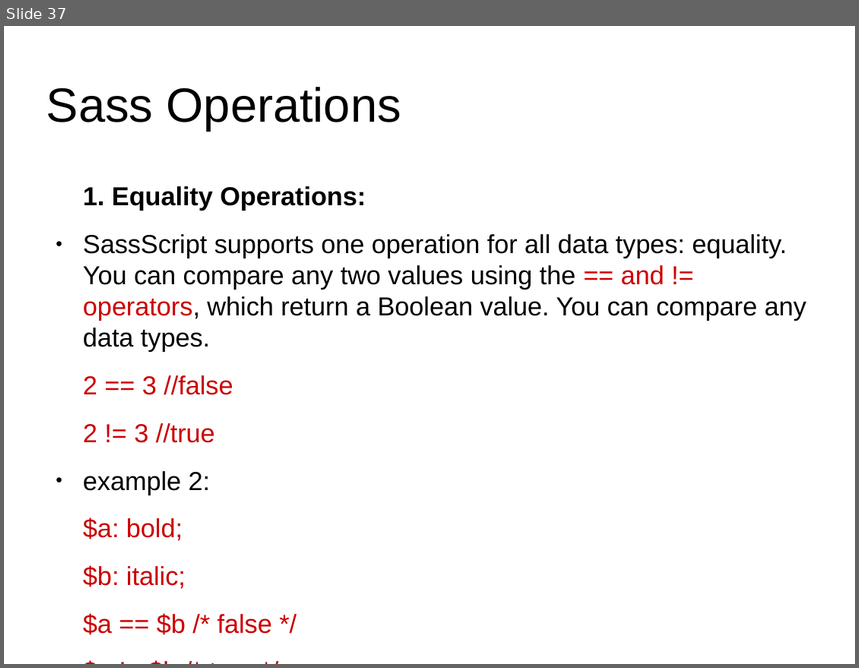
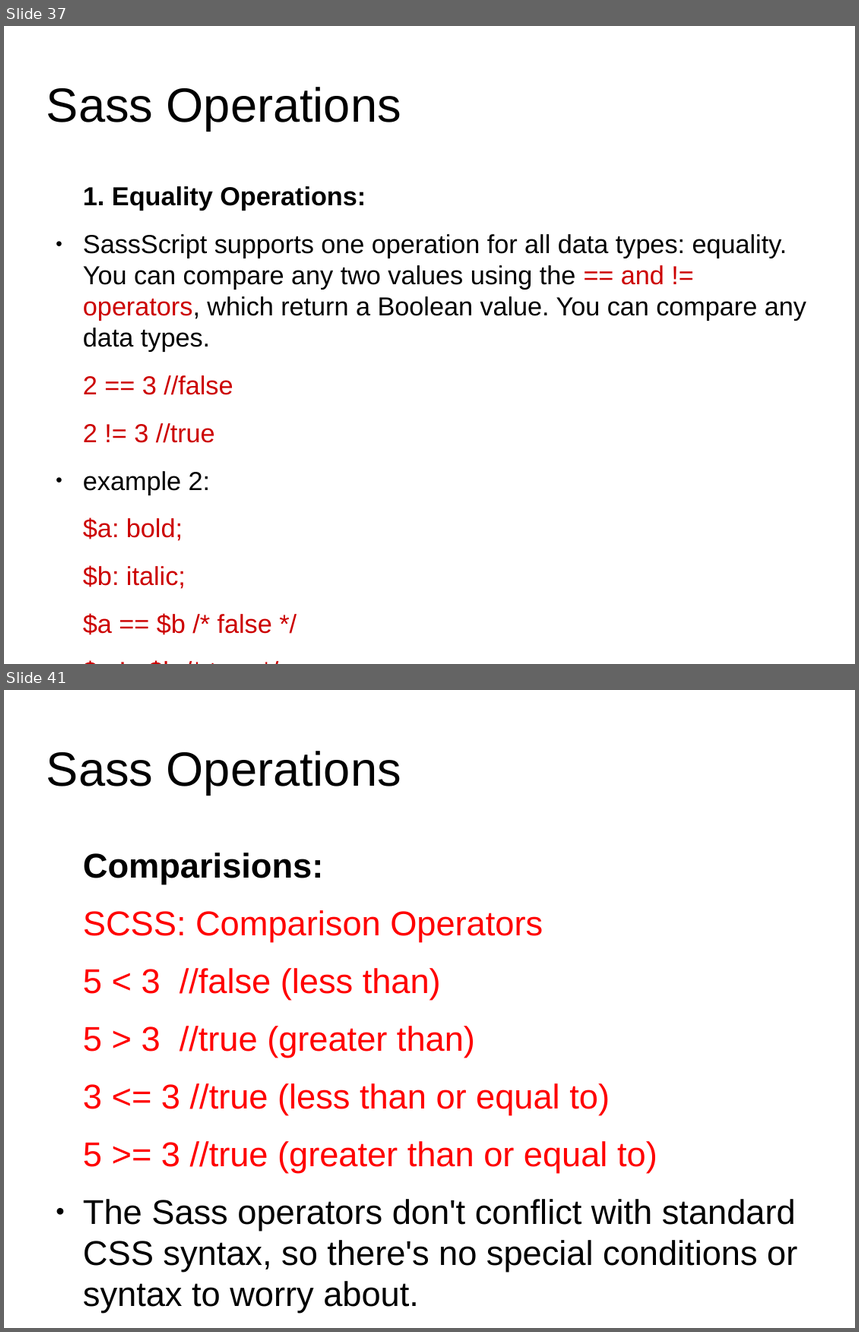
Before and after one commit to anumsh/SASS-Basics, a slide deck: SASS_basics.odp. Shown one above the other, each under a label of ours: slide 37 before the commit, slides 37 and 41 after it; the slides between them are not shown. The pictures are 859x668 and 859x1332 pixels, drawn with LibreOffice and Linux fonts; fonts in the diff are those of the drawing; background and template pictures are left out. Boxes give left, top, right and bottom in pixels: in the first picture for what was removed or moved away, otherwise in the second. Text is boxed around its words. In the diff, an @@ line names an element or a change of style, - is before the commit and + after.

Commit message:
feat: Sass Operations - string,color,comparison

```diff
--- a/SASS_basics.odp
+++ b/SASS_basics.odp
@@ slide 41 added at [4, 690, 855, 1328], background #FFFFFF @@
@@ title added at [47, 751, 401, 795], 44.8 pt, text #000000 @@
+Sass Operations
@@ text added at [83, 853, 797, 1314], 32.1 pt, text #FF0000 @@
+Comparisions:
+SCSS: Comparison Operators
+5 < 3 //false (less than)
+5 > 3 //true (greater than)
+3 <= 3 //true (less than or equal to)
+5 >= 3 //true (greater than or equal to)
+● The Sass operators don't conflict with standard CSS syntax, so there's no special conditions or syntax to worry about.
```
Also in this commit, not shown: 1 slide changed, 5 other slides added.
